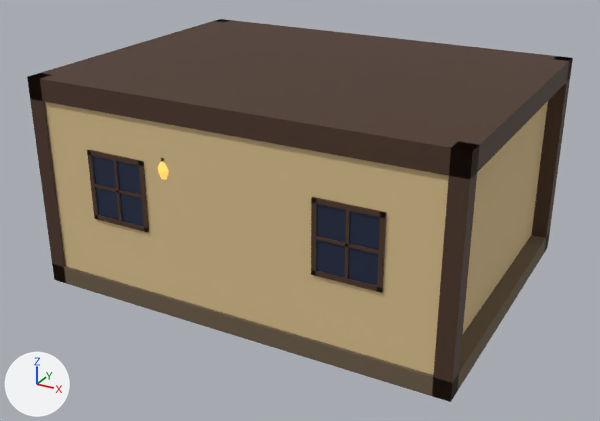
What one commit did to the glTF model public/assets/env_house_shop_body.glb.
Rendered twice from a camera (50 mm lens) standing at (6.99, -13.15, 5.68) and looking at (-0.03, -0.37, -0.71). Lighting does not change. The marker at lower left points along +X, +Y and +Z. The first picture is the older version. Vertices at exactly the same position are counted once.

Objects in the first picture: 'ENV_House_Shop_Body'.
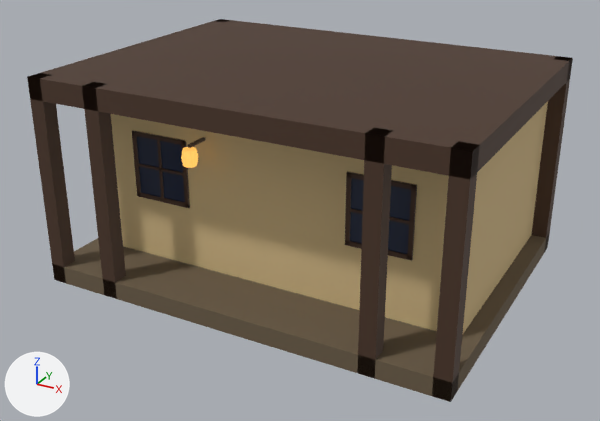
Changed parts and their boxes [x1, y1, x2, y2] in the pictures (600 x 421 px; the box of a moved part takes in the faces that stretch with it):
part 1 of me_env_house_shop_body, added (brown)
    after: [82, 82, 126, 299]
part 2 of me_env_house_shop_body, added (brown)
    after: [357, 128, 393, 379]
part 3 of me_env_house_shop_body, moved or reshaped
    before: [87, 150, 144, 166]
    after: [132, 131, 186, 145]
part 4 of me_env_house_shop_body, moved or reshaped
    before: [94, 160, 149, 232]
    after: [137, 140, 190, 208]
part 5 of me_env_house_shop_body, moved or reshaped
    before: [88, 150, 99, 220]
    after: [132, 131, 141, 197]
part 6 of me_env_house_shop_body, moved or reshaped
    before: [113, 160, 122, 222]
    after: [157, 140, 164, 198]
part 7 of me_env_house_shop_body, moved or reshaped
    before: [94, 184, 141, 198]
    after: [138, 163, 183, 176]
part 8 of me_env_house_shop_body, moved or reshaped
    before: [311, 197, 386, 218]
    after: [346, 172, 417, 190]
part 9 of me_env_house_shop_body, moved or reshaped
    before: [311, 197, 383, 292]
    after: [345, 172, 413, 260]
part 10 of me_env_house_shop_body, moved or reshaped
    before: [377, 211, 386, 293]
    after: [407, 184, 417, 261]
part 11 of me_env_house_shop_body, moved or reshaped (not visible afterwards)
    before: [344, 210, 350, 279]
part 12 of me_env_house_shop_body, moved or reshaped
    before: [316, 236, 379, 254]
    after: [350, 208, 409, 224]
part 13 of me_env_house_shop_body, added
    after: [188, 137, 205, 148]
part 14 of me_env_house_shop_body, moved or reshaped
    before: [92, 156, 144, 226]
    after: [137, 136, 185, 203]
part 15 of me_env_house_shop_body, moved or reshaped
    before: [316, 204, 380, 286]
    after: [350, 178, 411, 254]
part 16 of me_env_house_shop_body, moved or reshaped
    before: [158, 162, 168, 180]
    after: [181, 147, 198, 168]
part 17 of me_env_house_shop_body, moved or reshaped
    before: [45, 101, 548, 375]
    after: [111, 101, 548, 335]

What the commit changed:
me_env_house_shop_body is used by ob_env_house_shop_body; location (0.0, 0.0, 0.0).
Verts and faces of me_env_house_shop_body; kept vertices keep their numbers, new ones are numbered from 296.
Before the commit, vertices of me_env_house_shop_body: 0 (-3.7, -2.95, -1.65) at pixel (65, 266), 1 (-3.7, -2.95, 1.6) at pixel (44, 100), 4 (3.7, -2.95, -1.65), 5 (3.7, -2.95, 1.6).
me_env_house_shop_body had 296 vertices, 488 faces and spanned x -4.0..4.0, y -3.0..3.0, z -2.0..2.0.
me_env_house_shop_body now has 312 vertices, 512 faces and spans x -4.0..4.0, y -3.0..3.0, z -2.0..2.0.
me_env_house_shop_body part 1: a new loose piece, a box spanning x -2.75..-2.45, y -3.0..-2.7, z -2.0..2.0, in mat_mat_wooddark_a (brown #4a3324).
me_env_house_shop_body part 2: a new loose piece, a box spanning x 2.45..2.75, y -3.0..-2.7, z -2.0..2.0, in mat_mat_wooddark_a (brown #4a3324).
me_env_house_shop_body part 3: the loose piece of 8 vertices spanning x -2.8..-1.6, y -2.99..-2.95, z 0.77..0.85 is moved by (0.0, 1.2, 0.0).
me_env_house_shop_body part 4: the loose piece of 14 vertices spanning x -2.8..-1.6, y -2.99..-2.95, z -0.45..0.85 is moved by (0.0, 1.2, 0.0).
me_env_house_shop_body part 5: the loose piece of 8 vertices spanning x -2.8..-2.72, y -2.99..-2.95, z -0.45..0.85 is moved by (0.0, 1.2, 0.0).
me_env_house_shop_body part 6: the loose piece of 8 vertices spanning x -2.23..-2.17, y -2.99..-2.95, z -0.37..0.77 is moved by (0.0, 1.2, 0.0).
me_env_house_shop_body part 7: the loose piece of 8 vertices spanning x -2.72..-1.68, y -2.99..-2.95, z 0.17..0.23 is moved by (0.0, 1.2, 0.0).
me_env_house_shop_body part 8: the loose piece of 8 vertices spanning x 1.6..2.8, y -2.99..-2.95, z 0.77..0.85 is moved by (0.0, 1.2, 0.0).
me_env_house_shop_body part 9: the loose piece of 14 vertices spanning x 1.6..2.8, y -2.99..-2.95, z -0.45..0.85 is moved by (0.0, 1.2, 0.0).
me_env_house_shop_body part 10: the loose piece of 8 vertices spanning x 2.72..2.8, y -2.99..-2.95, z -0.45..0.85 is moved by (0.0, 1.2, 0.0).
me_env_house_shop_body part 11: the loose piece of 8 vertices spanning x 2.17..2.23, y -2.99..-2.95, z -0.37..0.77 is moved by (0.0, 1.2, 0.0).
me_env_house_shop_body part 12: the loose piece of 8 vertices spanning x 1.68..2.72, y -2.99..-2.95, z 0.17..0.23 is moved by (0.0, 1.2, 0.0).
me_env_house_shop_body part 13: a new loose piece, a box spanning x -1.225..-1.175, y -2.205..-1.755, z 0.925..0.975, in mat_mat_wooddark_a (brown #4a3324).
me_env_house_shop_body part 14: the loose piece of 8 vertices spanning x -2.72..-1.68, y -2.96..-2.95, z -0.37..0.77 is moved by (0.0, 1.2, 0.0).
me_env_house_shop_body part 15: the loose piece of 8 vertices spanning x 1.68..2.72, y -2.96..-2.95, z -0.37..0.77 is moved by (0.0, 1.2, 0.0).
me_env_house_shop_body part 16: the loose piece of 24 vertices spanning x -1.35..-1.05, y -3.0..-2.7, z 0.6..0.9 is moved by (0.0, 0.65, 0.0).
Part 17, on me_env_house_shop_body:
Vertices 0, 1, 4, 5 move by (0.0, 1.2, 0.0).
Other edits to the shape of me_env_house_shop_body do not show in these pictures.
